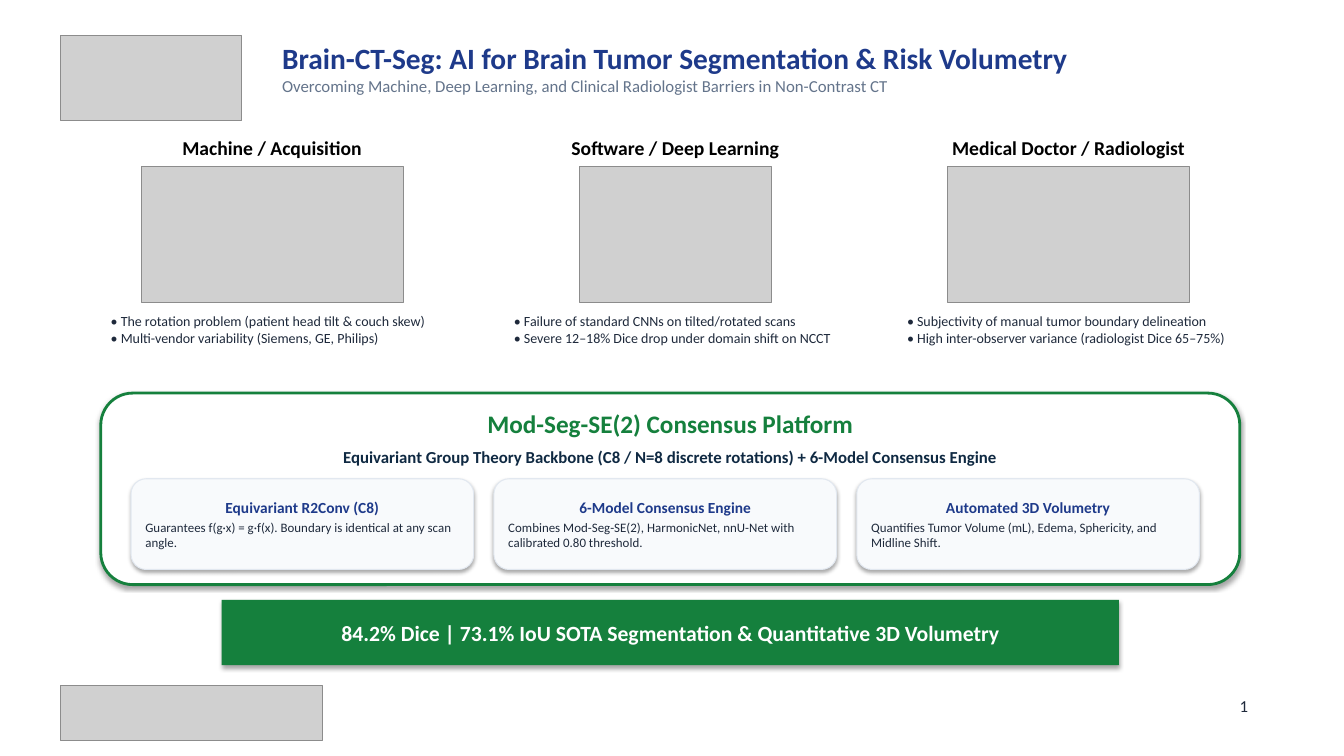
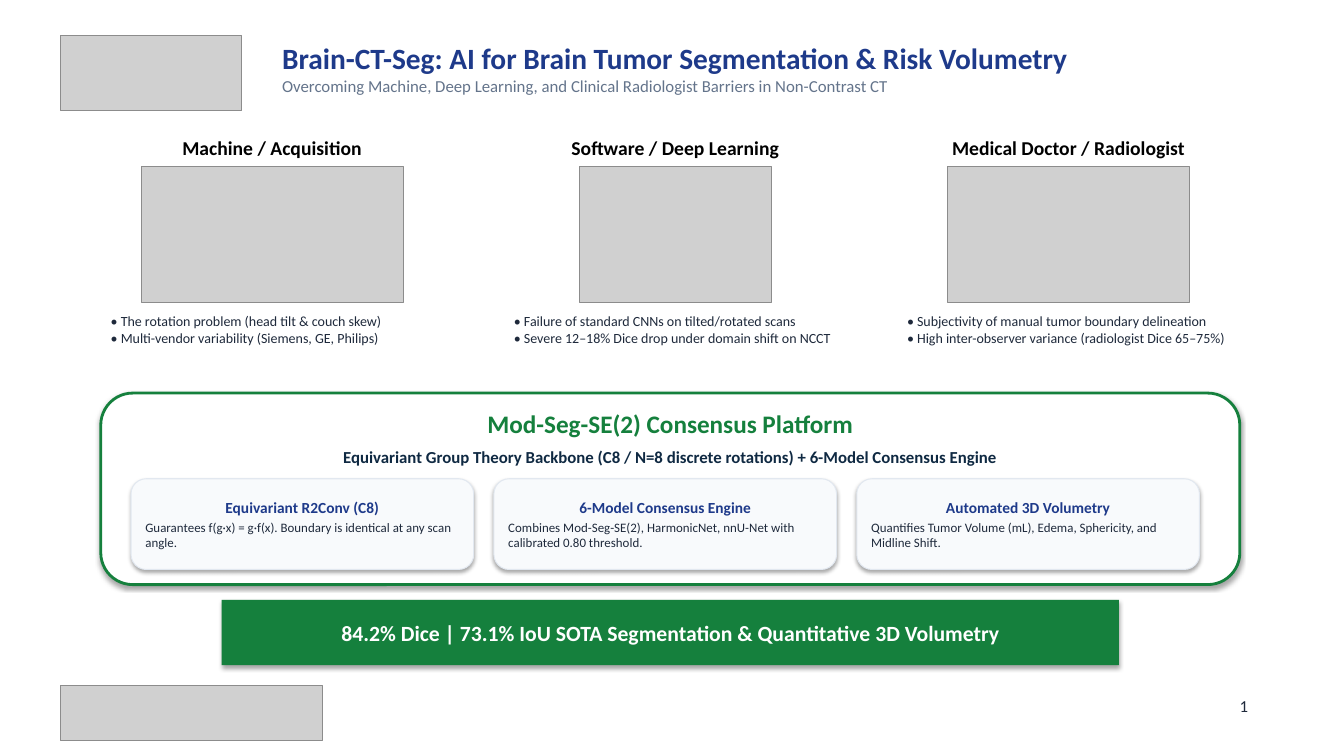
Before and after one commit to MuhammadAliffandy/brain-ctc-seg, a slide deck: slide 1 of Brain_CT_Seg_Client_Presentation.pptx. Drawn at 1344x756 pixels with LibreOffice and Linux fonts; fonts in the diff are those of the drawing; grey boxes stand for pictures. Boxes give left, top, right and bottom in pixels: in the first picture for what was removed or moved away, otherwise in the second. Text is boxed around its words. In the diff, an @@ line names an element or a change of style, - is before the commit and + after.

```diff
--- a/Brain_CT_Seg_Client_Presentation.pptx
+++ b/Brain_CT_Seg_Client_Presentation.pptx
@@ picture: place and size @@
-picture at <box>60,35,242,121</box>
+picture at <box>60,35,242,111</box>
@@ text at <box>121,316,381,328</box>: text changed @@
-• The rotation problem (patient head tilt & couch skew)
+• The rotation problem (head tilt & couch skew)
```
Also in this commit, not shown: 3 other slides changed, 8 other files.
